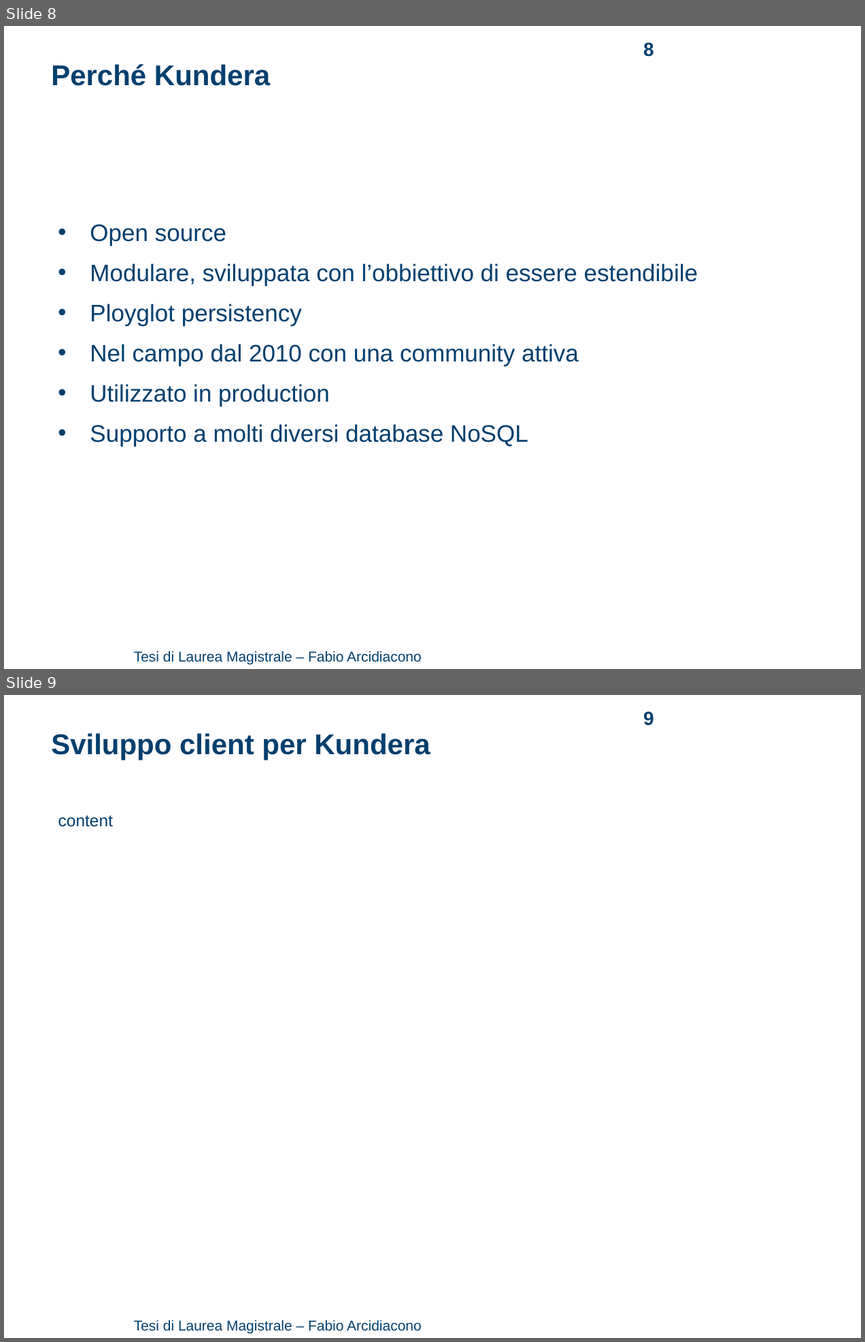
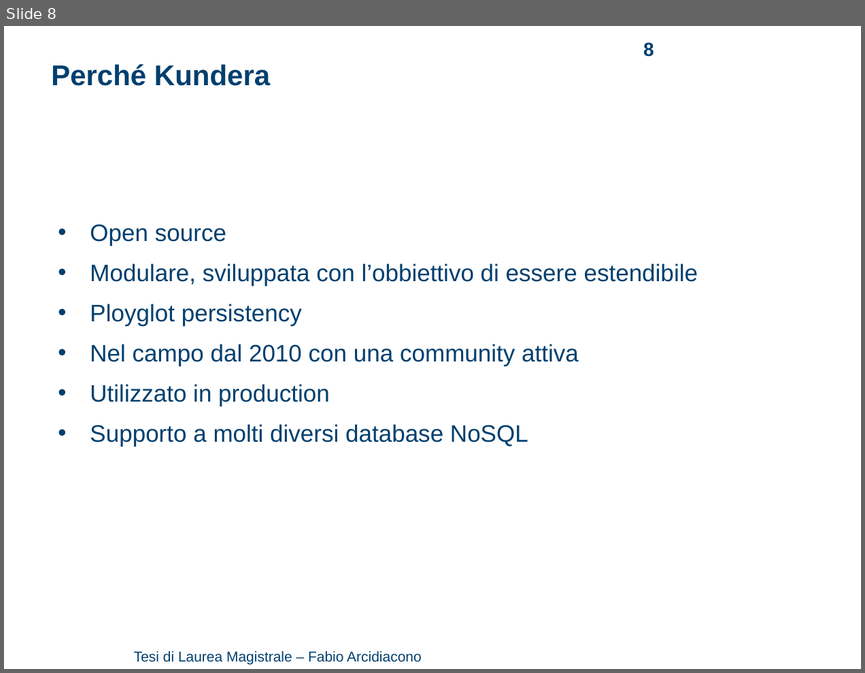
Before and after one commit to arci/thesis, a slide deck: presentation/ThesisPresentation.ppt. Shown one above the other, each under a label of ours: slides 8 and 9 before the commit, slide 8 after it. The pictures are 865x1342 and 865x673 pixels, drawn with LibreOffice and Linux fonts; fonts in the diff are those of the drawing; background and template pictures are left out. Boxes give left, top, right and bottom in pixels: in the first picture for what was removed or moved away, otherwise in the second. Text is boxed around its words. In the diff, an @@ line names an element or a change of style, - is before the commit and + after.

```diff
--- a/presentation/ThesisPresentation.ppt
+++ b/presentation/ThesisPresentation.ppt
@@ slide 9 removed at [4,695,861,1338], background #FFFFFF; not listed: 1 template element that a slide beside it also shows @@
@@ page number removed at [643,711,654,726] @@
-9
@@ text removed at [51,733,430,760] @@
-Sviluppo client per Kundera
@@ text removed at [58,815,113,827] @@
-content
```
Also in this commit, not shown: 5 slides changed, 1 slide added, 3 other slides removed, 1 other file.
